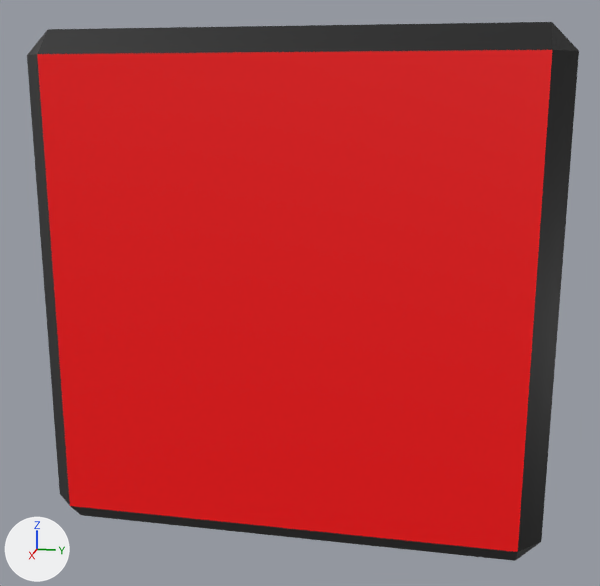
One commit to the FBX model Assets/FBX/piece.fbx: the scene before it, then after it.
Before and after are seen from a 50 mm lens placed at (3.92, 0.66, 0.78), pointed at (0.07, -0.11, -0.18). The axes (+X, +Y, +Z) are drawn at lower left. The lights are the same throughout.

Before the edit, the objects in view are built like this:
```python
mat_red = principled_material('Red')
mat_red.base_color = (1.0, 0.0, 0.00129)  # red #ff0004
me_cube = bpy.data.meshes.new('Cube')
me_cube.from_pydata(...)  # 24 vertices, 26 faces; spans x -1.0..1.0, y -1.0..1.0, z -1.0..1.0
# faces by material slot: [20, 1, 1, 1, 1, 1, 1]
me_cube.materials.append(mat_black)  # black #000000
me_cube.materials.append(mat_red)  # red #ff0004
me_cube.materials.append(mat_white)  # white #ffffff
me_cube.materials.append(mat_orange)  # orange #ff7500
me_cube.materials.append(mat_blue)  # blue #0000e7
me_cube.materials.append(mat_green)  # green #00ff00
me_cube.materials.append(mat_yellow)  # yellow #ffff00
ob_cube = bpy.data.objects.new('Cube', me_cube)
ob_cube.location = (0.0, 0.0, 0.0)
```
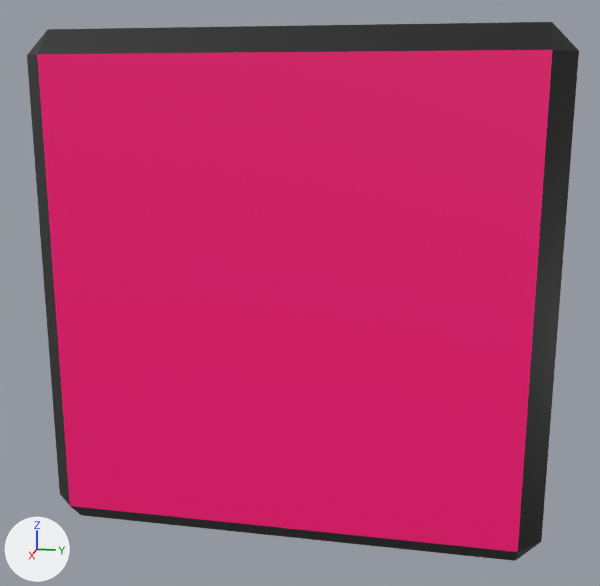
The edits, one by one:
Material 'Red' (mat_red) changes colour from red #ff0004 to pink #ff0a7a; in linear values from (1.0, 0.0, 0.00129) to (1.0, 0.00309, 0.193).

Changed parts and their boxes [x1, y1, x2, y2] in the pictures (600 x 586 px):
'Cube', recoloured (red to pink): [34, 47, 555, 555] in both
